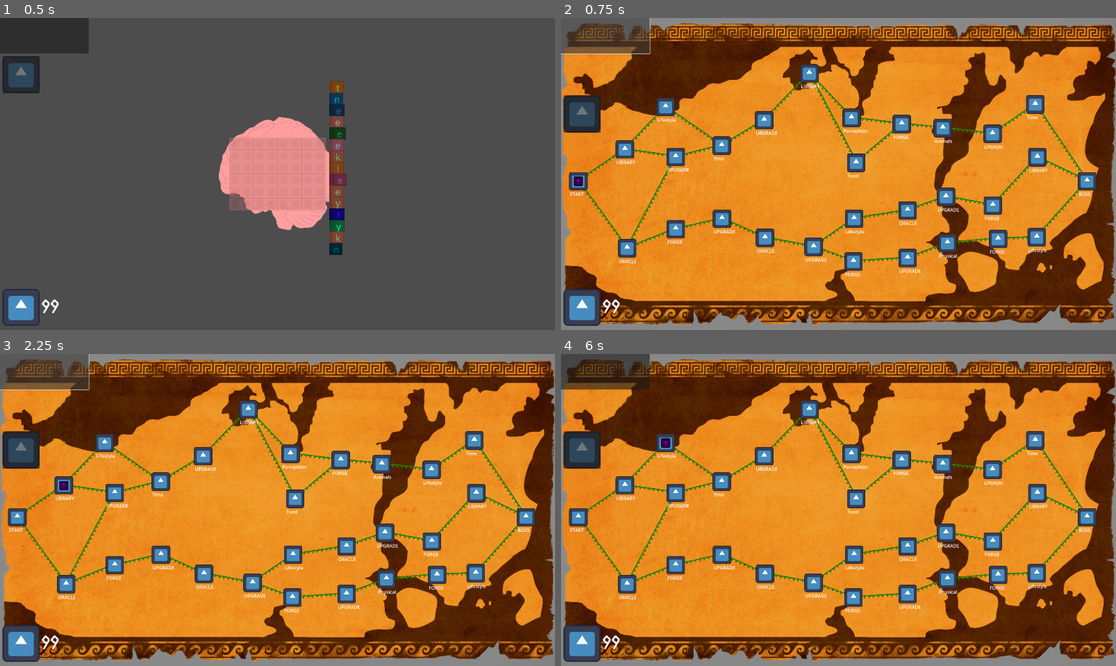
Above: before the commit, frames 1-4 (two rows, left to right).
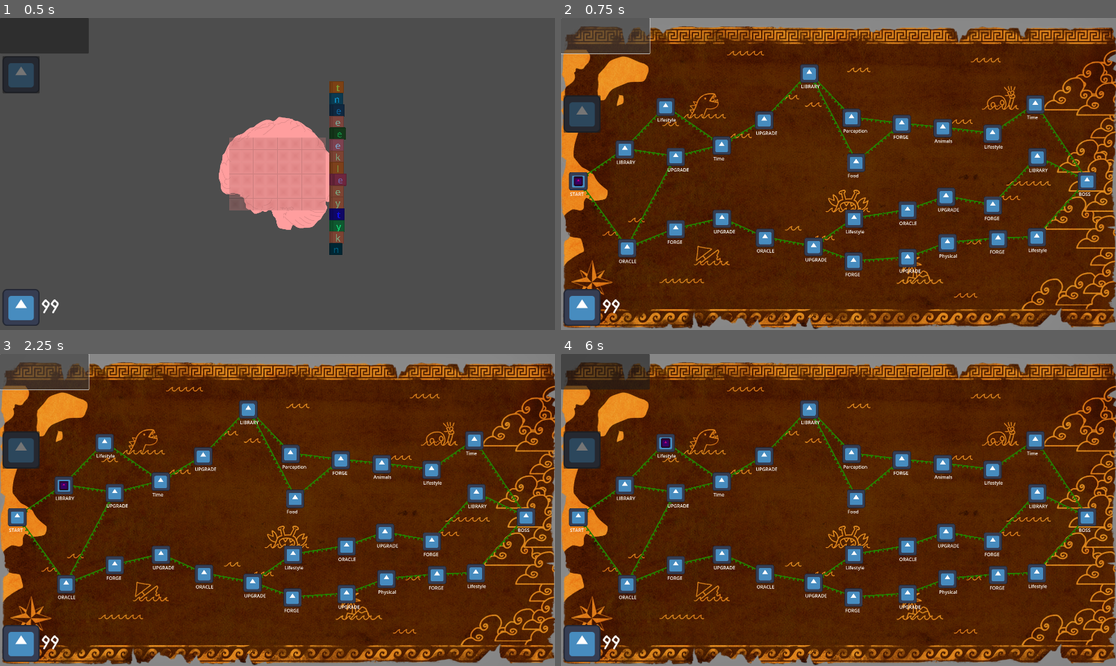
Above: after the commit, the same moments.

Repository: hulien22/ldjam54
Game: Godot game, scene res://scenes/main.tscn
The game is run twice, just before and just after one commit, with the same random seed, the same clock (stepped at 60 frames per second) and the same inputs. The engine's default icon, where the game draws it, is replaced by a stand-in: a white triangle on a blue panel in a dark square.
Inputs (mouse positions are in pixels of both pictures, inside the frame that each line leads up to):
- Up to frame 1 (0.5 s): no input
- Up to frame 2 (0.75 s): click (605, 36) at 0.5 s
- Up to frame 3 (2.25 s): click (66, 485) at 1.27 s; click (44, 372) at 2 s
- Up to frame 4 (6 s): click (666, 444) at 2.77 s; click "DEBATE!" at 3.5 s; click "Democracy is a better system …" at 4.25 s; click "SUBMIT!" at 5 s; click "CONTINUE" at 5.75 s

Frame 1 is identical in both runs. In frame 2, 66% of the frame differs, in the area x 0-100%, y 1-100%; in frame 3, 66%; in frame 4, 66%.

Commit message:
adjust map size

Diff:
--- a/scenes/map.tscn
+++ b/scenes/map.tscn
@@ -42,8 +42,9 @@
 [node name="AnimatedSprite2D" type="AnimatedSprite2D" parent="."]
 z_index = -10
 position = Vector2(958.222, 543.812)
-scale = Vector2(1.15, 1.15)
+scale = Vector2(1.11, 1.11)
 sprite_frames = SubResource("SpriteFrames_umcyr")
+frame = 1
 
 [node name="MapHolder" type="Node2D" parent="."]
 
